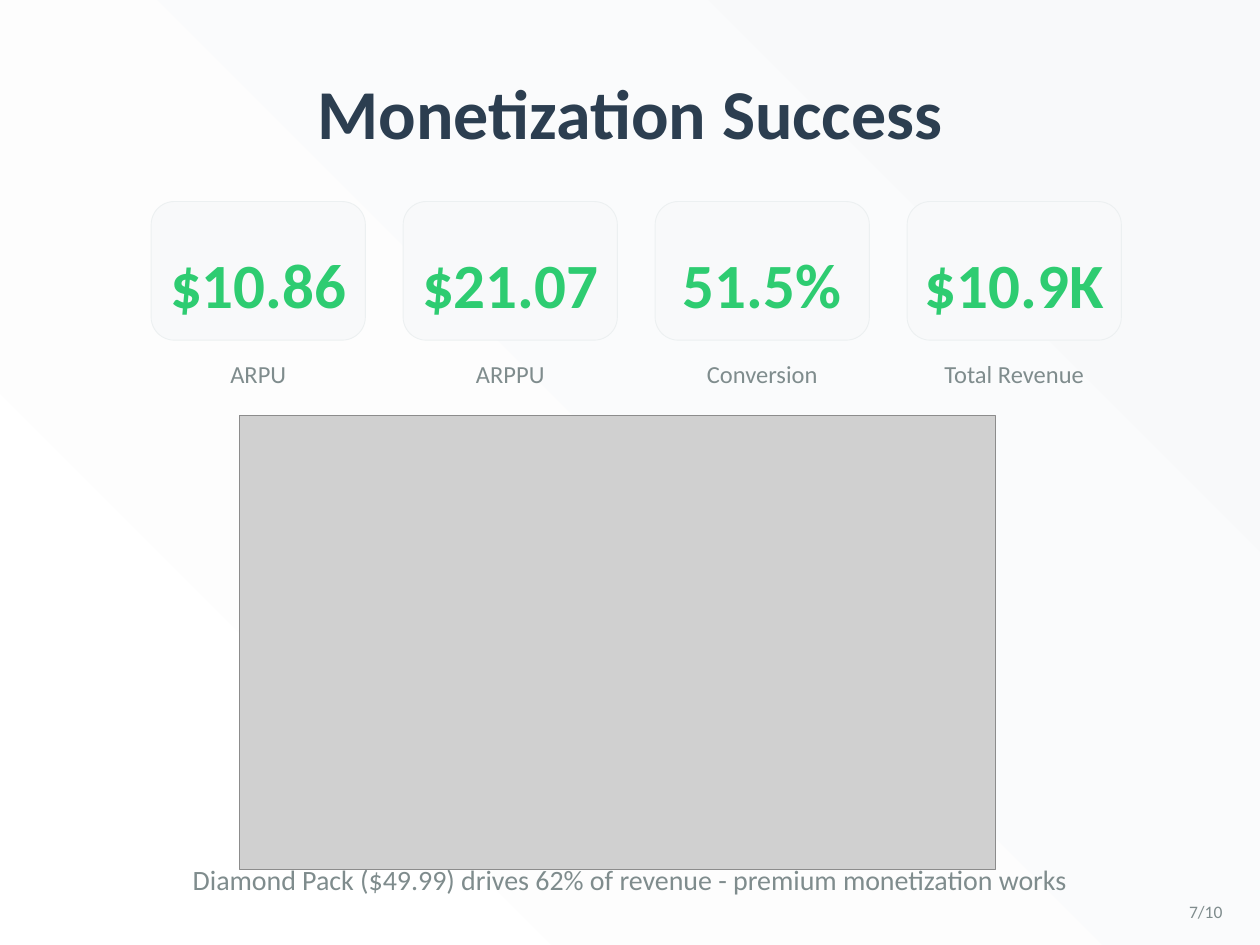
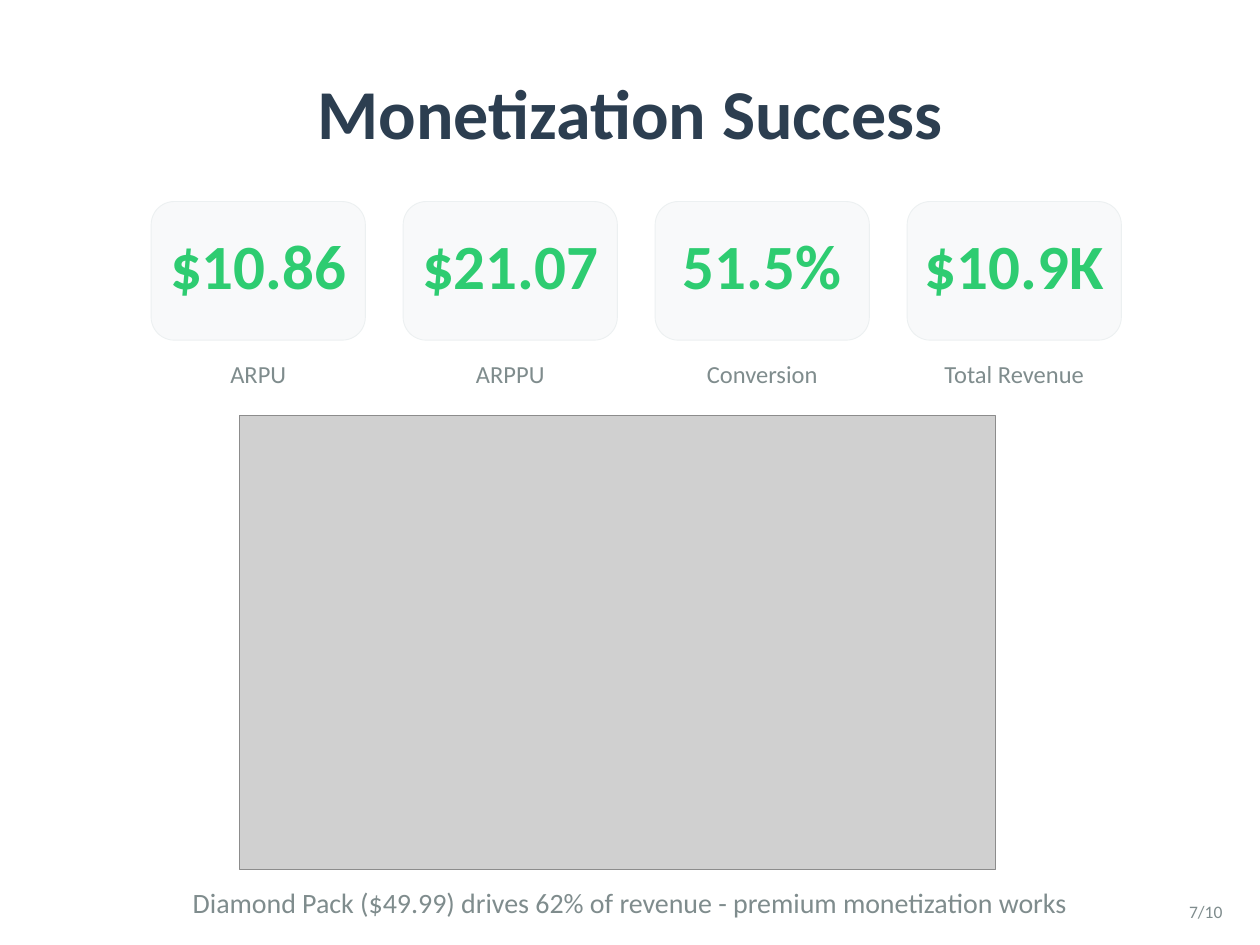
Before and after one commit to yiwei79/GameData_Analysis_Projects, a slide deck: slide 7 of Delivery 1 KPIs/Deliverables/Game_Analytics_Presentation.pptx. Drawn at 1260x945 pixels with LibreOffice and Linux fonts; fonts in the diff are those of the drawing; grey boxes stand for pictures. Boxes give left, top, right and bottom in pixels: in the first picture for what was removed or moved away, otherwise in the second. Text is boxed around its words. In the diff, an @@ line names an element or a change of style, - is before the commit and + after.

```diff
--- a/Delivery 1 KPIs/Deliverables/Game_Analytics_Presentation.pptx
+++ b/Delivery 1 KPIs/Deliverables/Game_Analytics_Presentation.pptx
@@ background gradient #FFFFFF to #F8F9FA to #FFFFFF @@
@@ 4 texts: place and size @@
-4 texts at (170,264,1104,315)
+4 texts at (170,245,1104,296)
@@ text "Diamond Pack ($49.99) drives 62% ...": place and size @@
-text "Diamond Pack ($49.99) drives 62% ..." at (193,867,1066,895)
+text "Diamond Pack ($49.99) drives 62% ..." at (193,893,1066,918)
```
Also in this commit, not shown: 9 other slides changed, 1 slide added, 4 other files.
